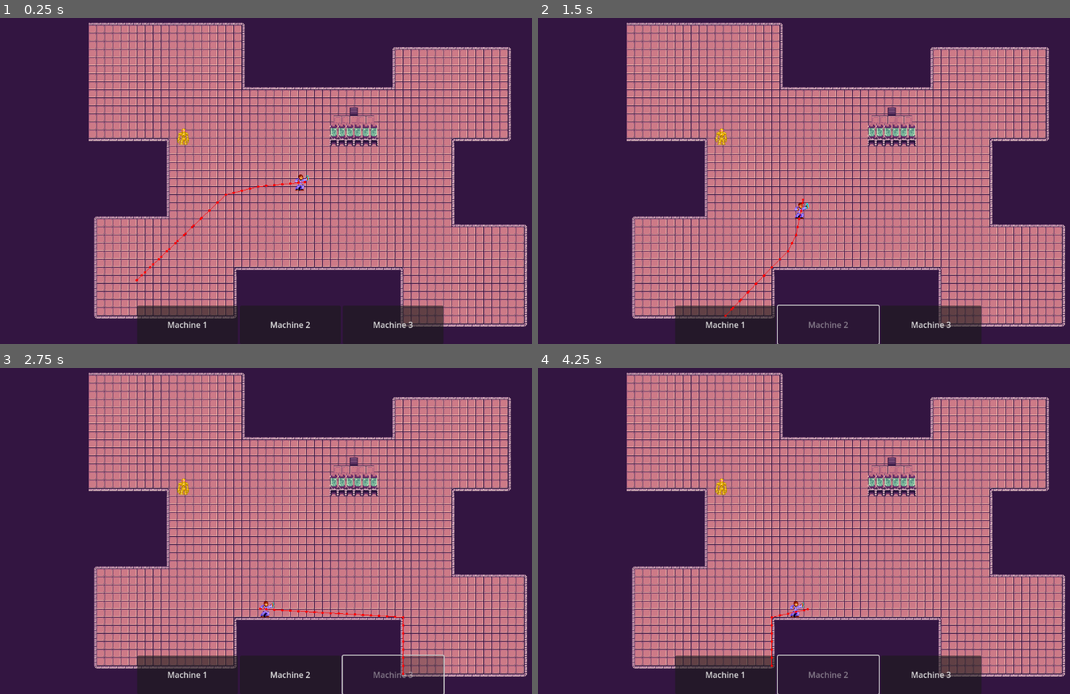
Above: before the commit, frames 1-4 (two rows, left to right).
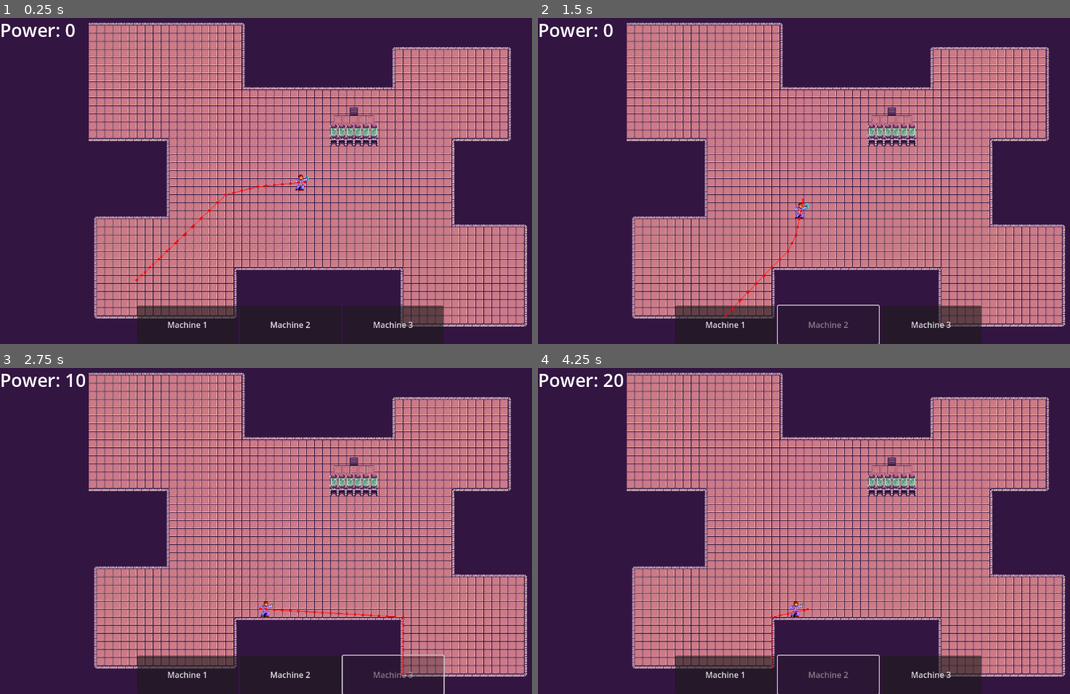
Above: after the commit, the same moments.

Repository: RyqShaw/GMTK2023
Game: Godot game, scene res://main.tscn
Two runs of this game, one before a commit and one after it. Both use one fixed random seed, a clock stepped at 60 frames per second and the inputs below.
Inputs:
- Up to frame 1 (0.25 s): no input
- Up to frame 2 (1.5 s): click "Machine 1" at 0.5 s; click "Machine 2" at 1.25 s
- Up to frame 3 (2.75 s): click "Machine 3" at 2 s
- Up to frame 4 (4.25 s): click "Machine 1" at 2.75 s; click "Machine 2" at 3.5 s

The runs differ from the first frame. In frame 1, 0.3% of the frame differs, in the area x 0-36%, y 1-40%; in frame 2, 0.3%; in frame 3, 0.3%; in frame 4, 0.4%.

Commit message:
Added Power Info Label

Diff:
--- a/Globals/GlobalInfo.gd
+++ b/Globals/GlobalInfo.gd
@@ -1,3 +1,10 @@
 extends Node
 
-var power : int = 0
+signal power_changed
+
+var power : int = 0:
+	get:
+		return power
+	set(value):
+		power = clamp(value, 0, 10000)
+		power_changed.emit()
--- a/Modules/Hero/FightEnemies.gd
+++ b/Modules/Hero/FightEnemies.gd
@@ -1,11 +1 @@
 extends State
-
-
-# Called when the node enters the scene tree for the first time.
-func _ready() -> void:
-	pass # Replace with function body.
-
-
-# Called every frame. 'delta' is the elapsed time since the previous frame.
-func _process(delta: float) -> void:
-	pass
--- a/Modules/Hero/Hero.gd
+++ b/Modules/Hero/Hero.gd
@@ -5,5 +5,5 @@
 @export var movement_target : Node
 @onready var navigation_agent : NavigationAgent2D = $NavigationAgent2D
 
-func _physics_process(delta: float) -> void:
+func _physics_process(_delta: float) -> void:
 	pass
--- a/Modules/Hero/Wander.gd
+++ b/Modules/Hero/Wander.gd
@@ -1,10 +1 @@
 extends State
-
-
-# Called when the node enters the scene tree for the first time.
-func _ready() -> void:
-	pass # Replace with function body.
-
-# Called every frame. 'delta' is the elapsed time since the previous frame.
-func _process(delta: float) -> void:
-	pass
--- a/Modules/Levels/TestLevel1.tscn
+++ b/Modules/Levels/TestLevel1.tscn
@@ -1,10 +1,9 @@
-[gd_scene load_steps=7 format=3 uid="uid://c32i5wky5myxe"]
+[gd_scene load_steps=6 format=3 uid="uid://c32i5wky5myxe"]
 
 [ext_resource type="Script" path="res://Modules/Levels/Level.gd" id="1_k6ahi"]
 [ext_resource type="PackedScene" uid="uid://cqccdy12kieqm" path="res://Modules/Map Creation Tools/Map Tileset/map_tileset.tscn" id="1_uuilk"]
 [ext_resource type="PackedScene" uid="uid://ch5nxi1lsuyys" path="res://Modules/Hero/Hero.tscn" id="2_kdqoq"]
 [ext_resource type="Script" path="res://Modules/Levels/Temp Target.gd" id="3_ehf0s"]
-[ext_resource type="PackedScene" uid="uid://boep1q1usaw48" path="res://Modules/Machines/BaseMachine.tscn" id="4_7w5on"]
 [ext_resource type="PackedScene" uid="uid://h3dsp3ajvmbl" path="res://Modules/Power Generator/PowerGenerator.tscn" id="5_i555a"]
 
 [node name="TestLevel1" type="Node2D"]
@@ -26,9 +25,6 @@
 [node name="PowerGenerator" parent="Ysort" instance=ExtResource("5_i555a")]
 position = Vector2(702, 227)
 
-[node name="BaseMachine" parent="Ysort" instance=ExtResource("4_7w5on")]
-position = Vector2(364, 237)
-
 [node name="Hero" parent="Ysort" node_paths=PackedStringArray("movement_target") instance=ExtResource("2_kdqoq")]
 position = Vector2(605, 327)
 movement_target = NodePath("../../Temp Target")
--- a/Modules/Machines/BaseMachine.gd
+++ b/Modules/Machines/BaseMachine.gd
@@ -3,7 +3,7 @@
 @export var cost : int = 10
 
 func in_valid_spawn() -> void:
-	if $InValidArea.has_overlapping_bodies() or $InValidArea.has_overlapping_areas():
+	if $InValidArea.has_overlapping_bodies() or $InValidArea.has_overlapping_areas() or cost > GlobalInfo.power:
 		print($InValidArea.get_overlapping_bodies())
 		queue_free()
 	else:
@@ -11,6 +11,5 @@
 		print(GlobalInfo.power)
 		print("valid")
 
-
 func _on_summoning_sickness_timeout() -> void:
 	in_valid_spawn()
--- /dev/null
+++ b/Modules/PlayerControls/Power.gd
@@ -0,0 +1,10 @@
+extends Label
+
+
+# Called when the node enters the scene tree for the first time.
+func _ready() -> void:
+	text = "Power: 0"
+	GlobalInfo.power_changed.connect(update_label)
+
+func update_label() -> void:
+	text = "Power: " + str(GlobalInfo.power)
--- a/Modules/PlayerControls/player_control.tscn
+++ b/Modules/PlayerControls/player_control.tscn
@@ -1,7 +1,11 @@
-[gd_scene load_steps=3 format=3 uid="uid://dq2fxh81xxx4y"]
+[gd_scene load_steps=5 format=3 uid="uid://dq2fxh81xxx4y"]
 
 [ext_resource type="Script" path="res://Modules/PlayerControls/player_control.gd" id="1_yt4kj"]
 [ext_resource type="PackedScene" uid="uid://g26mcahcpuby" path="res://Modules/PlayerControls/MachineInstanceButton/MachineInstanceButton.tscn" id="2_ugy8w"]
+[ext_resource type="Script" path="res://Modules/PlayerControls/Power.gd" id="3_hogm4"]
+
+[sub_resource type="LabelSettings" id="LabelSettings_7bhr5"]
+font_size = 36
 
 [node name="PlayerControl" type="Control"]
 layout_mode = 3
@@ -37,3 +41,11 @@
 [node name="MachineInstanceButton3" parent="VBoxContainer/Creatures" instance=ExtResource("2_ugy8w")]
 layout_mode = 2
 text = "Machine 3"
+
+[node name="Power" type="Label" parent="."]
+layout_mode = 1
+offset_right = 205.0
+offset_bottom = 65.0
+text = "Power: 0"
+label_settings = SubResource("LabelSettings_7bhr5")
+script = ExtResource("3_hogm4")
